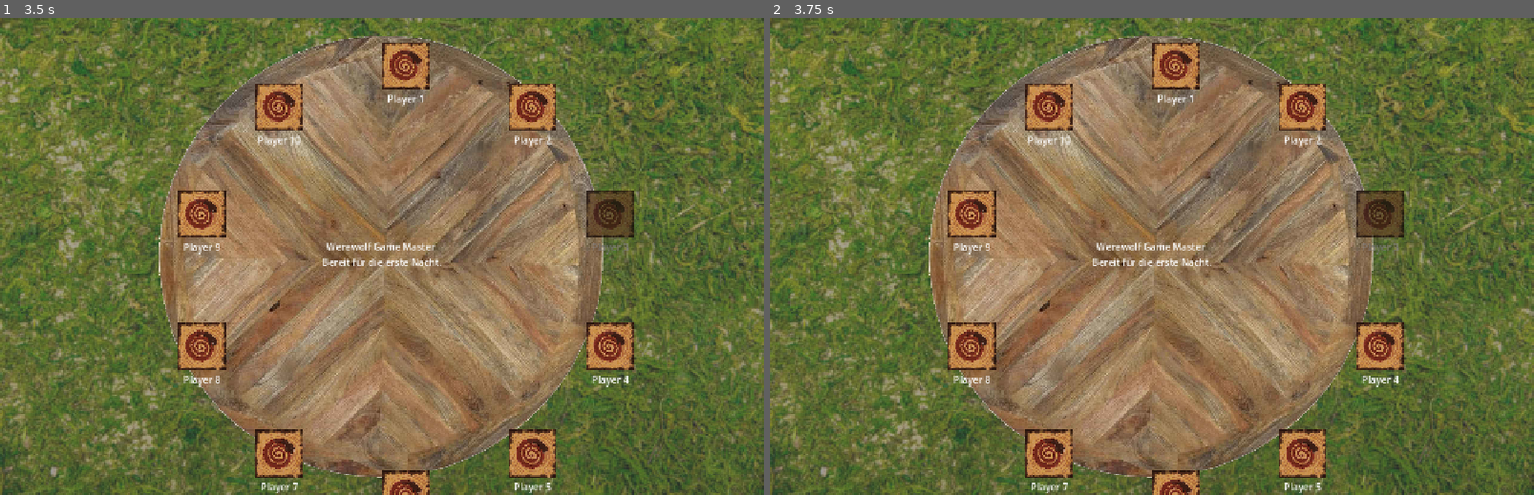
Above: before the commit, frames 1-2 (left to right).
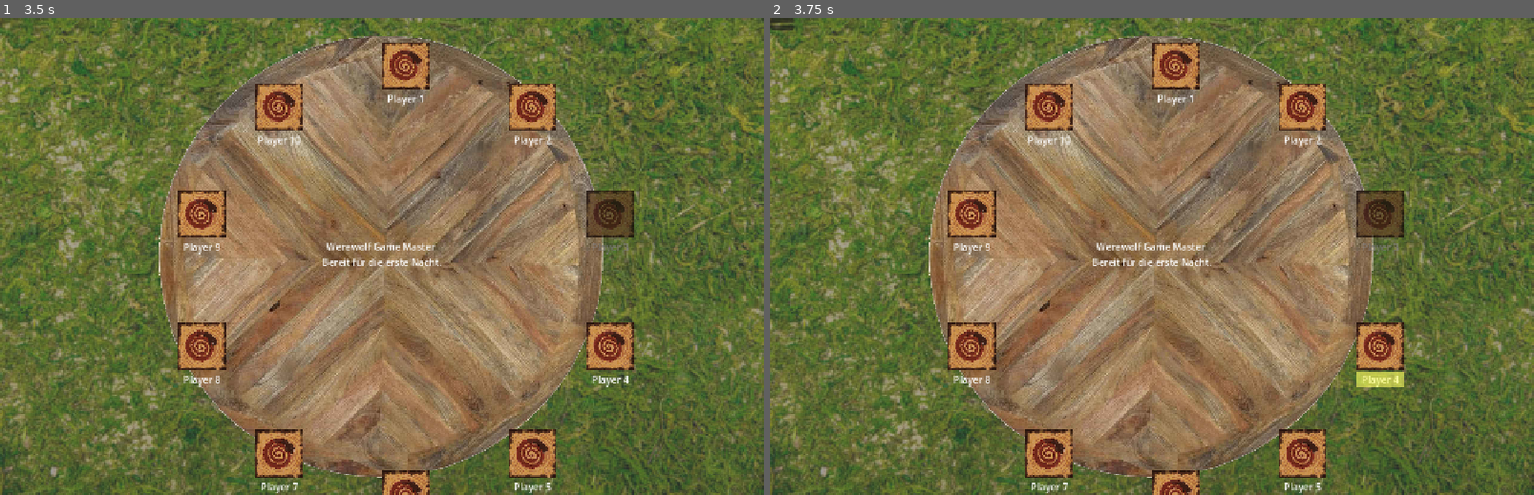
Above: after the commit, the same moments.

Repository: Wolfy7/werewolf-game-master
Game: Godot game, scene res://main.tscn
Two runs of this game, one before a commit and one after it. Both use one fixed random seed, a clock stepped at 60 frames per second and the inputs below.
Inputs (mouse positions are in pixels of both pictures, inside the frame that each line leads up to):
- Up to frame 1 (3.5 s): tap Enter at 0.5, 2 s; move the mouse to (550, 232) at 0.52 s; click (550, 232) at 0.67 s; tap Space at 1.25, 2.75 s; move the mouse to (229, 280) at 1.27 s; click (229, 280) at 1.42 s; move the mouse to (458, 151) at 2.02 s; click (458, 151) at 2.17 s; move the mouse to (343, 351) at 2.77 s; click (343, 351) at 2.92 s
- Up to frame 2 (3.75 s): tap Enter at 3.5 s; move the mouse to (1381, 328) at 3.52 s; click (1381, 328) at 3.67 s

Frame 1 is identical in both runs. In frame 2, 0.3% of the frame differs, in the area x 0-83%, y 0-78%.

Commit message:
feat: implement players action panel and enhance player selection functionality

Diff:
--- a/main.tscn
+++ b/main.tscn
@@ -5,6 +5,7 @@
 [ext_resource type="Texture2D" uid="uid://c3kw2mc33rhos" path="res://assets/tables/360_F_223060577_Up871tVFzW9s3J5y6ILNQnDiPeOOsBTC.jpg" id="2_0xm2m"]
 [ext_resource type="PackedScene" uid="uid://ls34xrduqyh3" path="res://scenes/player.tscn" id="4_1bvp3"]
 [ext_resource type="Script" uid="uid://5mmkbwdjwr67" path="res://player_layer.gd" id="4_lquwl"]
+[ext_resource type="PackedScene" uid="uid://bsclvm7yhjux8" path="res://scenes/players_action_panel.tscn" id="6_7mycd"]
 
 [sub_resource type="CircleShape2D" id="CircleShape2D_lquwl"]
 radius = 360.0
@@ -103,6 +104,9 @@
 script = ExtResource("4_lquwl")
 player_scene = ExtResource("4_1bvp3")
 
+[node name="PlayersActionPanel" parent="PlayerLayer" unique_id=1015590204 instance=ExtResource("6_7mycd")]
+layout_mode = 1
+
 [node name="OverlayLayer" type="Control" parent="." unique_id=432497780]
 anchors_preset = 0
 offset_right = 40.0
--- a/player_layer.gd
+++ b/player_layer.gd
@@ -2,6 +2,10 @@
 
 @export var player_scene: PackedScene
 @export var radius: float = 360.0
+
+@onready var players_action_panel: PlayersActionPanel = $PlayersActionPanel
+
+var selected_player: Player = null
 
 func _ready() -> void:
 	layout_players()
@@ -15,7 +19,16 @@
 		add_child(player)
 		player.set_player_name(GameState.players[i].name)
 		player.set_alive(GameState.players[i].alive)
+		player.clicked.connect(_on_player_clicked)
 
 		var angle := TAU * i / count - PI / 2
 		var pos := center + Vector2(cos(angle), sin(angle)) * radius
 		player.position = pos
+
+func _on_player_clicked(player: Player) -> void:
+	if selected_player:
+		selected_player.set_selected(false)
+
+	selected_player = player
+	selected_player.set_selected(true)
+	players_action_panel.show_for_player(selected_player)
--- a/scenes/player.gd
+++ b/scenes/player.gd
@@ -1,8 +1,17 @@
 extends Control
 class_name Player
 
+signal clicked(player: Player)
+
+@onready var highlight: ColorRect = $Highlight
 @onready var name_label: Label = $VBoxContainer/NameLabel
 @onready var card: TextureRect = $VBoxContainer/TextureRect
+
+var is_selected := false
+
+func set_selected(selected: bool) -> void:
+	is_selected = selected
+	highlight.visible = selected
 
 func set_player_name(player_name: String) -> void:
 	name_label.text = player_name
@@ -12,3 +21,8 @@
 		modulate = Color.WHITE
 	else:
 		modulate = Color(0.5, 0.5, 0.5, 0.8)
+
+
+func _gui_input(event: InputEvent) -> void:
+	if event is InputEventMouseButton and event.is_pressed():
+		emit_signal("clicked", self)
--- a/scenes/player.tscn
+++ b/scenes/player.tscn
@@ -6,8 +6,6 @@
 [node name="Player" type="Control" unique_id=1750820860]
 layout_mode = 3
 anchors_preset = 0
-offset_right = 40.0
-offset_bottom = 40.0
 script = ExtResource("1_g2els")
 metadata/_edit_group_ = true
 
@@ -27,3 +25,17 @@
 text = "Player 1"
 horizontal_alignment = 1
 vertical_alignment = 1
+
+[node name="Highlight" type="ColorRect" parent="." unique_id=1947185263]
+visible = false
+layout_mode = 1
+anchors_preset = 15
+anchor_right = 1.0
+anchor_bottom = 1.0
+offset_top = 81.0
+offset_right = 80.0
+offset_bottom = 108.0
+grow_horizontal = 2
+grow_vertical = 2
+mouse_filter = 2
+color = Color(1, 1, 0.38039216, 0.61960787)
--- /dev/null
+++ b/scenes/players_action_panel.gd
@@ -0,0 +1,21 @@
+extends Control
+class_name PlayersActionPanel
+
+
+var current_player: Player = null
+
+func show_for_player(player: Player) -> void:
+	current_player = player
+	visible = true
+
+func hide_panel() -> void:
+	current_player = null
+	visible = false
+
+
+func _on_toogle_alive_pressed() -> void:
+	if not current_player:
+		return
+
+	var index := GameState.players.find(current_player.data)
+	GameState.players[index].alive = !GameState.players[index].alive
--- /dev/null
+++ b/scenes/players_action_panel.tscn
@@ -0,0 +1,26 @@
+[gd_scene format=3 uid="uid://bsclvm7yhjux8"]
+
+[ext_resource type="Script" uid="uid://bixifnc70vssp" path="res://scenes/players_action_panel.gd" id="1_3vo8g"]
+
+[node name="PlayersActionPanel" type="Control" unique_id=1015590204]
+visible = false
+layout_mode = 3
+anchors_preset = 15
+anchor_right = 1.0
+anchor_bottom = 1.0
+grow_horizontal = 2
+grow_vertical = 2
+script = ExtResource("1_3vo8g")
+
+[node name="VBoxContainer" type="VBoxContainer" parent="." unique_id=1094274421]
+layout_mode = 0
+offset_right = 40.0
+offset_bottom = 40.0
+
+[node name="Button" type="Button" parent="VBoxContainer" unique_id=1018021466]
+layout_mode = 2
+
+[node name="Button2" type="Button" parent="VBoxContainer" unique_id=762429520]
+layout_mode = 2
+
+[connection signal="pressed" from="VBoxContainer/Button" to="." method="_on_toogle_alive_pressed"]
Not shown, added: scenes/players_action_panel.gd.uid
